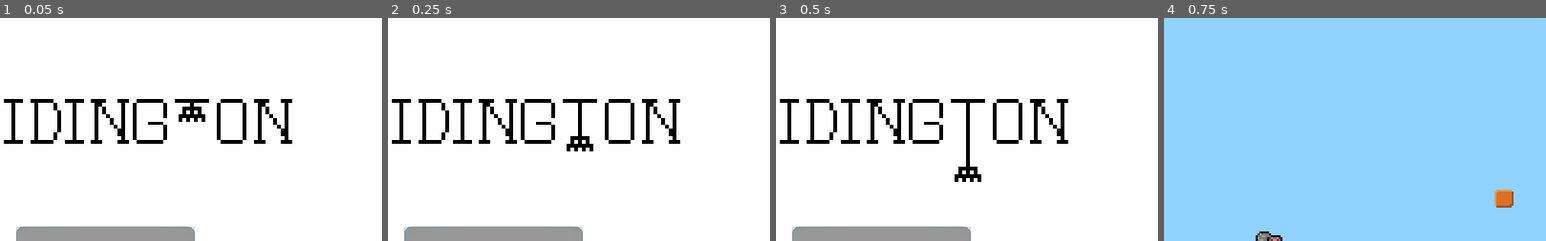
Above: before the commit, frames 1-4 (left to right).
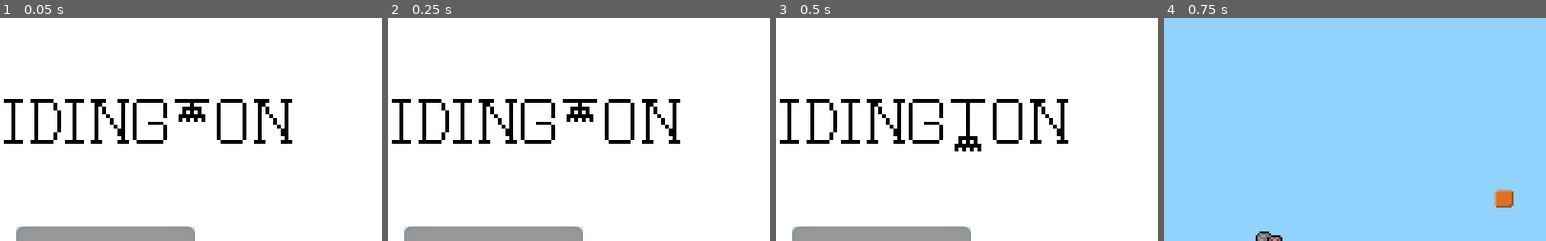
Above: after the commit, the same moments.

Repository: Tusentio/Spidington
Game: Godot game, scene res://Scenes/Menu/Menu.tscn
Same seed, same stepped clock (60 frames per second), same inputs: the game is played once before the commit and once after it.
Inputs:
- Up to frame 1 (0.05 s): no input
- Up to frame 2 (0.25 s): no input
- Up to frame 3 (0.5 s): no input
- Up to frame 4 (0.75 s): click "Play" at 0.5 s
The pictures show only the part of the screen within x 36-86%, y 0-50%; the shares and areas given below are measured in that part.

Frame 1 is identical in both runs. In frame 2, 0.7% of the frame differs, in the area x 46-54%, y 39-60%; in frame 3, 0.7%, in the area x 46-54%, y 52-74%; in frame 4, nothing differs.

Commit message:
Tweak menu intro animation timing

Diff:
--- a/Scenes/Menu/Menu.tscn
+++ b/Scenes/Menu/Menu.tscn
@@ -32,10 +32,10 @@
 "name": "idle",
 "speed": 2.0
 }, {
-"frames": [ ExtResource( 8 ), ExtResource( 7 ), ExtResource( 9 ), ExtResource( 10 ), ExtResource( 6 ) ],
+"frames": [ ExtResource( 8 ), ExtResource( 8 ), ExtResource( 8 ), ExtResource( 8 ), ExtResource( 8 ), ExtResource( 8 ), ExtResource( 8 ), ExtResource( 7 ), ExtResource( 9 ), ExtResource( 9 ), ExtResource( 10 ), ExtResource( 10 ), ExtResource( 10 ) ],
 "loop": false,
 "name": "intro",
-"speed": 9.0
+"speed": 16.0
 } ]
 
 [node name="Menu" type="Control"]
